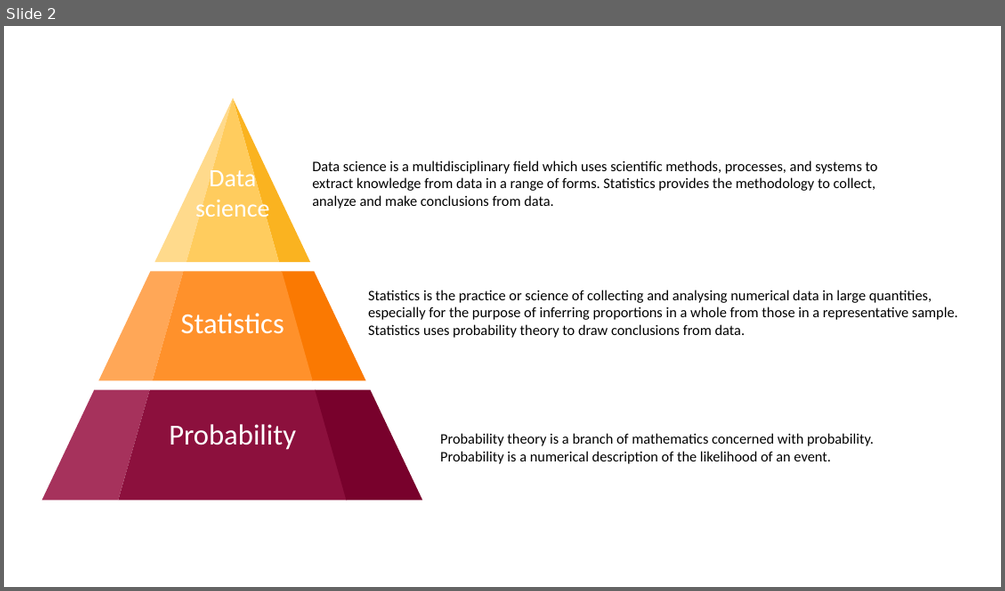
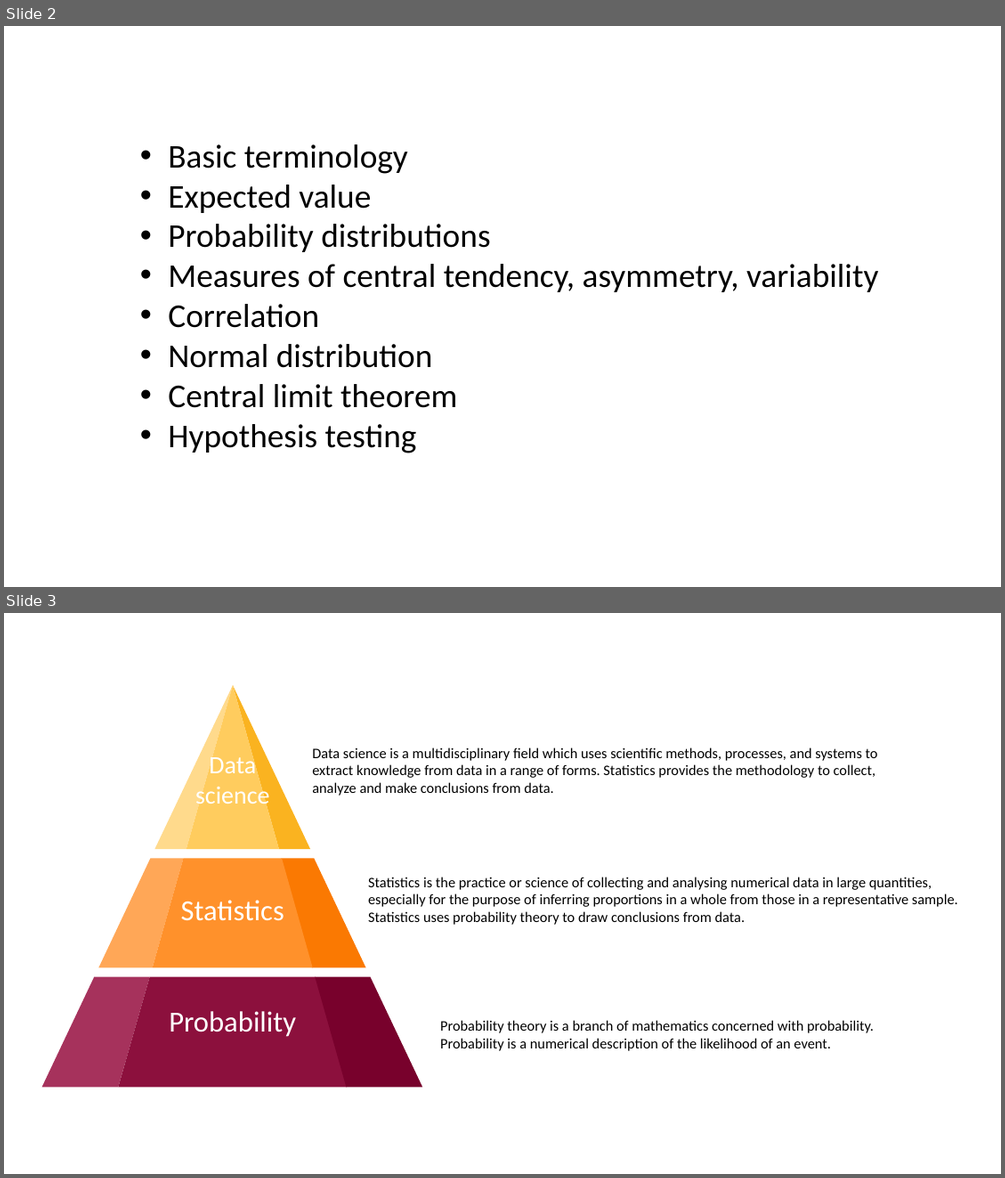
Before and after one commit to MarcoCalbucci/DataAnalytics, a slide deck: Probability_Statistics/Probability_Statistics_intro.pptx. Shown one above the other, each under a label of ours: slide 2 before the commit, slides 2 and 3 after it. The pictures are 1005x591 and 1005x1178 pixels, drawn with LibreOffice and Linux fonts; fonts in the diff are those of the drawing. Boxes give left, top, right and bottom in pixels: in the first picture for what was removed or moved away, otherwise in the second. Text is boxed around its words. In the diff, an @@ line names an element or a change of style, - is before the commit and + after.

Commit message:
Probability_Statistics_intro.pptx: aggiunto summary

```diff
--- a/Probability_Statistics/Probability_Statistics_intro.pptx
+++ b/Probability_Statistics/Probability_Statistics_intro.pptx
@@ slide 2 added at (4, 26, 1001, 587), background #FFFFFF @@
@@ text added at (168, 144, 878, 453), 32 pt, text #000000 @@
+• Basic terminology
+• Expected value
+• Probability distributions
+• Measures of central tendency, asymmetry, variability
+• Correlation
+• Normal distribution
+• Central limit theorem
+• Hypothesis testing
@@ what was slide 2 is now slide 3 @@
```
Also in this commit, not shown: 3 slides changed, 1 other slide added.
